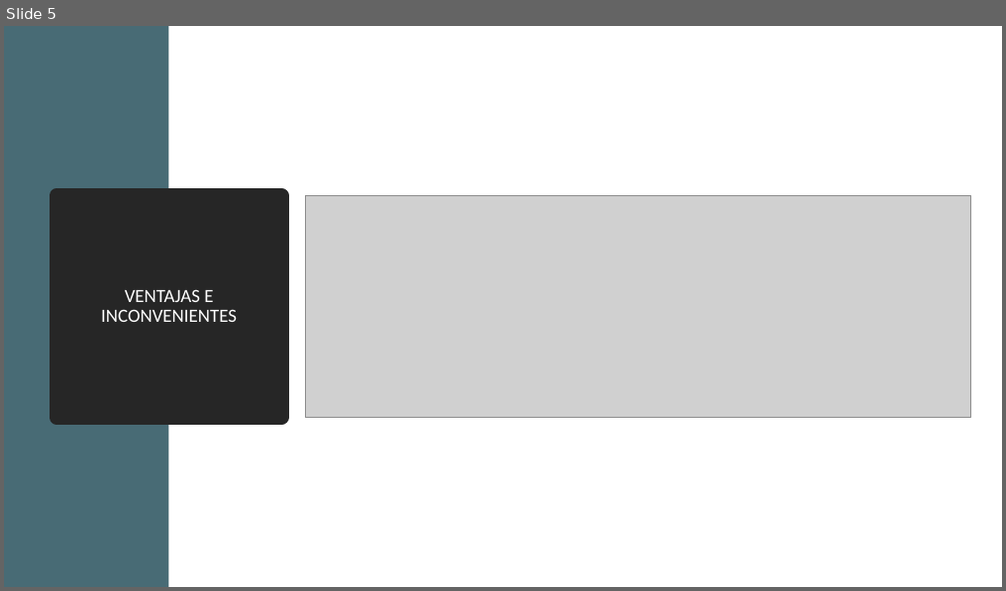
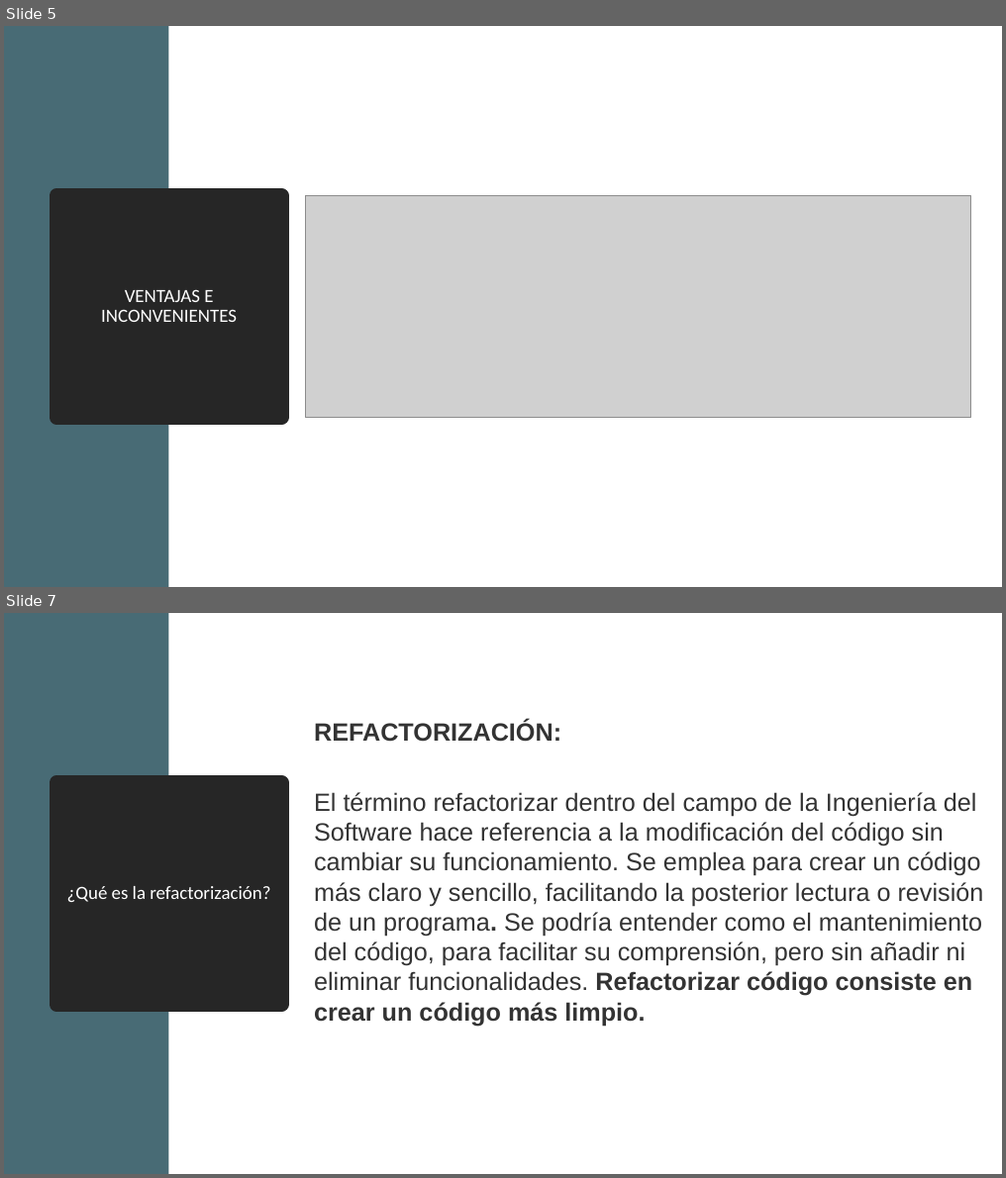
Before and after one commit to davCesur/gestionEquiposDAWEquipo4JAVA, a slide deck: Introducción a TDD.pptx. Shown one above the other, each under a label of ours: slide 5 before the commit, slides 5 and 7 after it; the slides between them are not shown. The pictures are 1006x591 and 1006x1178 pixels, drawn with LibreOffice and Linux fonts; fonts in the diff are those of the drawing; grey boxes stand for pictures. Boxes give left, top, right and bottom in pixels: in the first picture for what was removed or moved away, otherwise in the second. Text is boxed around its words. In the diff, an @@ line names an element or a change of style, - is before the commit and + after.

Commit message:
Presentacion a refactorización.
Añadida parte de la presentación a refactorización en PowerPoint de Introducción a TDD.

```diff
--- a/Introducción a TDD.pptx
+++ b/Introducción a TDD.pptx
@@ slide 7 added at (4, 613, 1002, 1174), background #FFFFFF @@
@@ rectangle added at (4, 613, 168, 1174), fill #486B75 @@
@@ text added at (314, 721, 561, 742), 24 pt, text #333333, bold @@
+REFACTORIZACIÓN:
@@ title added at (56, 783, 282, 1004), fill #262626, outline #262626 13.75 pt, 18 pt, text #FFFFFF @@
+¿Qué es la refactorización?
@@ text added at (314, 792, 984, 1026), 24 pt, text #333333 @@
+El término refactorizar dentro del campo de la Ingeniería del Software hace referencia a la modificación del código sin cambiar su funcionamiento. Se emplea para crear un código más claro y sencillo, facilitando la posterior lectura o revisión de un programa. Se podría entender como el mantenimiento del código, para facilitar su comprensión, pero sin añadir ni eliminar funcionalidades. Refactorizar código consiste en crear un código más limpio.
```
Also in this commit, not shown: 50 other slides added.
